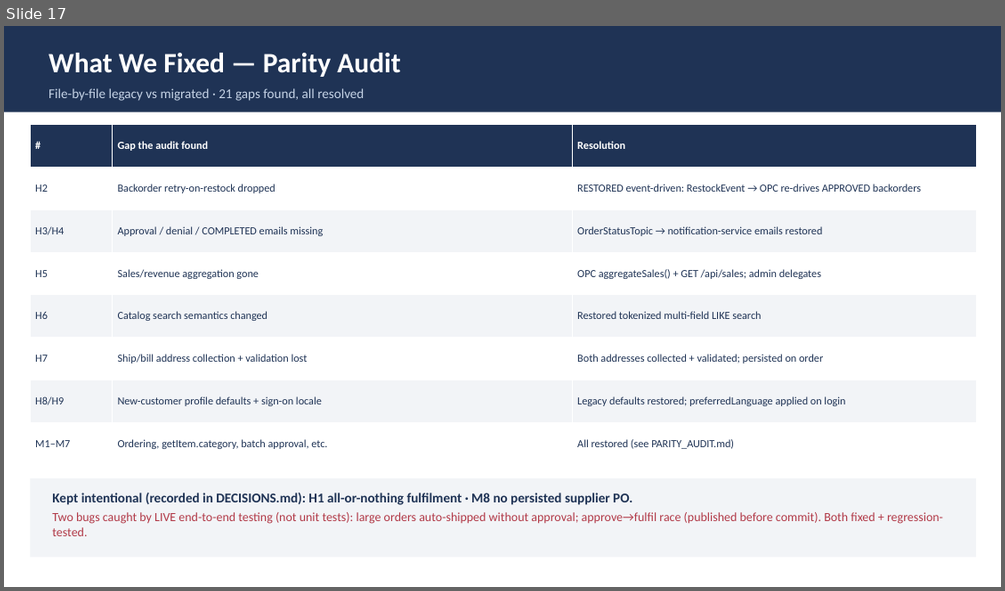
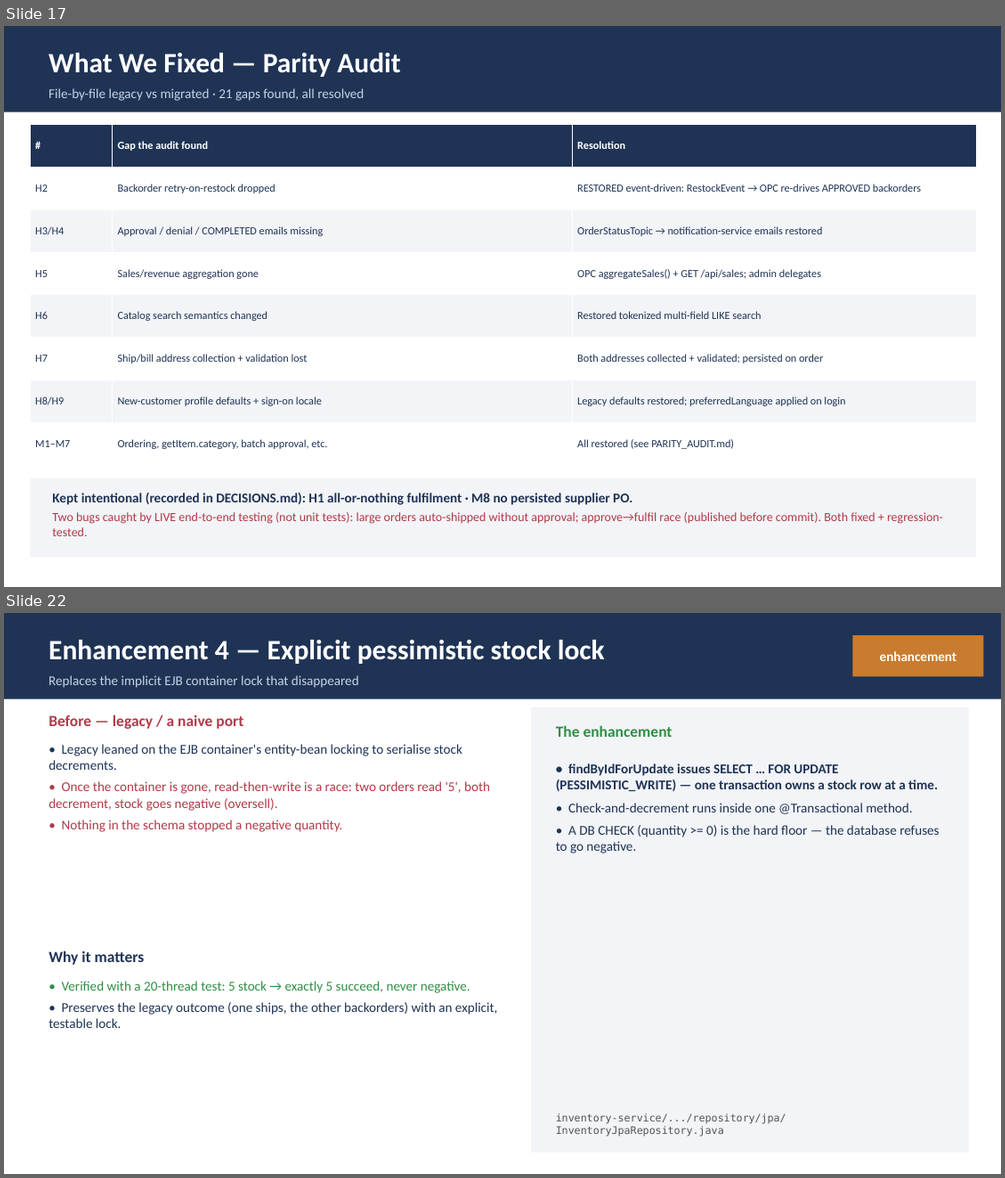
Before and after one commit to Vishak-94/pet-store, a slide deck: docs/PetStore_Demo_45min.pptx. Shown one above the other, each under a label of ours: slide 17 before the commit, slides 17 and 22 after it; the slides between them are not shown. The pictures are 1005x591 and 1005x1178 pixels, drawn with LibreOffice and Linux fonts; fonts in the diff are those of the drawing. Boxes give left, top, right and bottom in pixels: in the first picture for what was removed or moved away, otherwise in the second. Text is boxed around its words. In the diff, an @@ line names an element or a change of style, - is before the commit and + after.

Commit message:
Add enhancements-beyond-parity section to demo deck
- New enh_slide() helper: before / why-it-matters / the-enhancement + code-location footer
- Overview slide (E1-E10 table) + one detailed slide per enhancement:
  BCrypt, central RS256 IdP, transactional outbox, pessimistic stock lock,
  optimistic @Version lock, DLQ + bounded redelivery, idempotent consumers,
  validation + uniform error contract, CSRF + secure cookies, observability + stock cache
- Distinct from the parity audit (which restores legacy behaviour) — these are net improvements
- Agenda updated (section 8), renumbered through 13
- Regenerated PPTX (46 slides), verified zero shape overflow

```diff
--- a/docs/PetStore_Demo_45min.pptx
+++ b/docs/PetStore_Demo_45min.pptx
@@ slide 22 added at (4,613,1001,1174), background #FFFFFF @@
@@ rectangle added at (4,613,1001,699), fill #1F3355 @@
@@ rectangle added at (853,635,984,676), fill #C97C2F @@
@@ text added at (48,640,605,664), 27 pt, text #FFFFFF, bold @@
+Enhancement 4 — Explicit pessimistic stock lock
@@ text added at (880,651,957,661), 13 pt, text #FFFFFF, bold @@
+enhancement
@@ text added at (48,675,359,688), 13 pt, text #C5D3E6 @@
+Replaces the implicit EJB container lock that disappeared
@@ text added at (48,714,243,729), 15 pt, text #B23A48, bold @@
+Before — legacy / a naive port
@@ rectangle added at (531,707,969,1152), fill #F2F4F7 @@
@@ text added at (48,744,490,832), 13 pt, text #B23A48 @@
+• Legacy leaned on the EJB container's entity-bean locking to serialise stock decrements.
+• Once the container is gone, read-then-write is a race: two orders read '5', both decrement, stock goes negative (oversell).
+• Nothing in the schema stopped a negative quantity.
@@ text added at (556,725,672,737), 15 pt, text #2F8F46, bold @@
+The enhancement
@@ text added at (556,763,938,853), 13 pt, text #1F3355 @@
+• findByIdForUpdate issues SELECT … FOR UPDATE (PESSIMISTIC_WRITE) — one transaction owns a stock row at a time.
+• Check-and-decrement runs inside one @Transactional method.
+• A DB CHECK (quantity >= 0) is the hard floor — the database refuses to go negative.
@@ text added at (48,950,145,965), 15 pt, text #1F3355, bold @@
+Why it matters
@@ text added at (48,981,497,1028), 13 pt, text #1F3355 @@
+• Verified with a 20-thread test: 5 stock → exactly 5 succeed, never negative.
+• Preserves the legacy outcome (one ships, the other backorders) with an explicit, testable lock.
@@ text added at (556,1113,786,1136), 10 pt, text #555555 @@
+inventory-service/.../repository/jpa/InventoryJpaRepository.java
```
Also in this commit, not shown: 1 slide changed, 10 other slides added, 1 other file.
